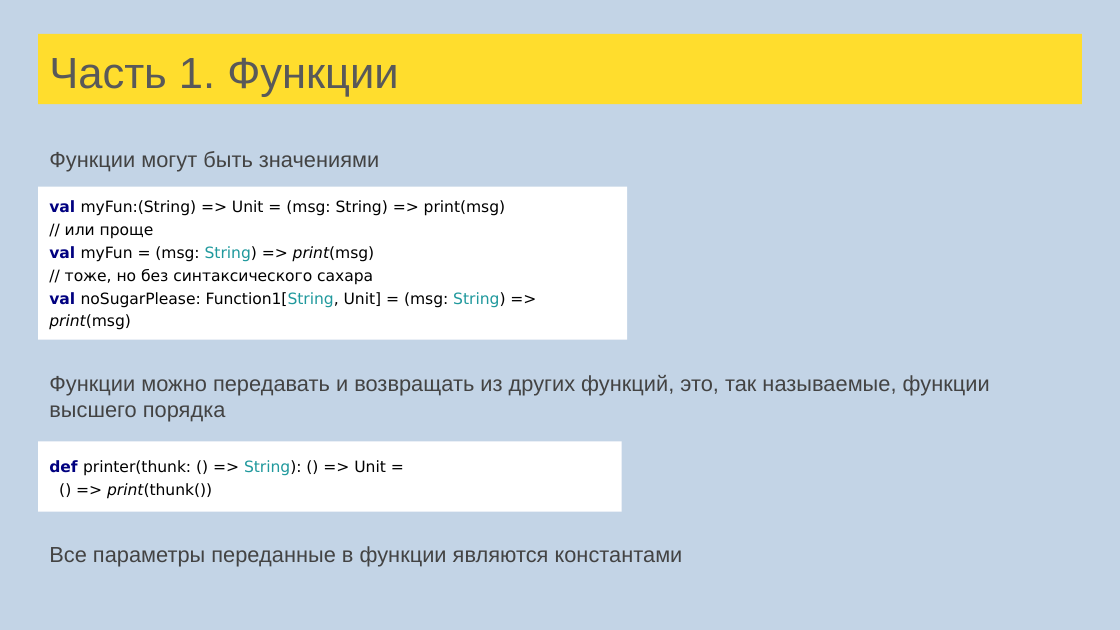
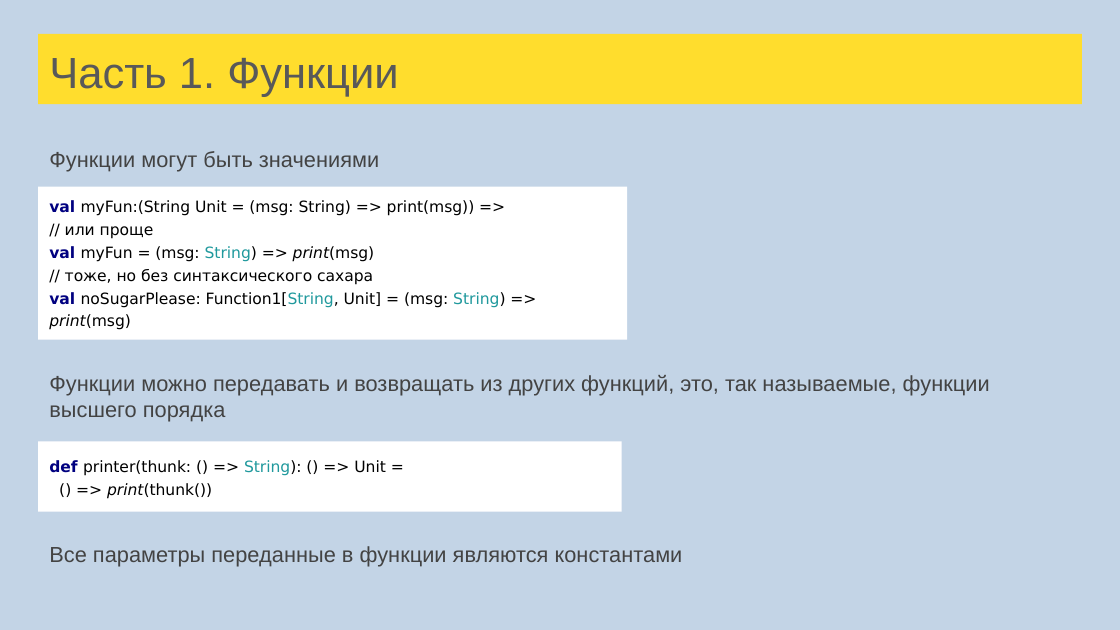
Before and after one commit to sergeypopov83/scala-school, a slide deck: slide 24 of src/main/resources/Лекции Scala для FinTech.pptx (slide 23 before the commit). Drawn at 1120x630 pixels with LibreOffice and Linux fonts; fonts in the diff are those of the drawing. Boxes give left, top, right and bottom in pixels: in the first picture for what was removed or moved away, otherwise in the second. Text is boxed around its words. In the diff, an @@ line names an element or a change of style, - is before the commit and + after.

```diff
--- a/src/main/resources/Лекции Scala для FinTech.pptx
+++ b/src/main/resources/Лекции Scala для FinTech.pptx
@@ text in rectangle at (49, 200, 475, 216): text changed @@
-val myFun:(String) => Unit = (msg: String) => print(msg)
+val myFun:(String Unit = (msg: String) => print(msg)) =>
```
Also in this commit, not shown: 3 other slides changed, 1 other file.
